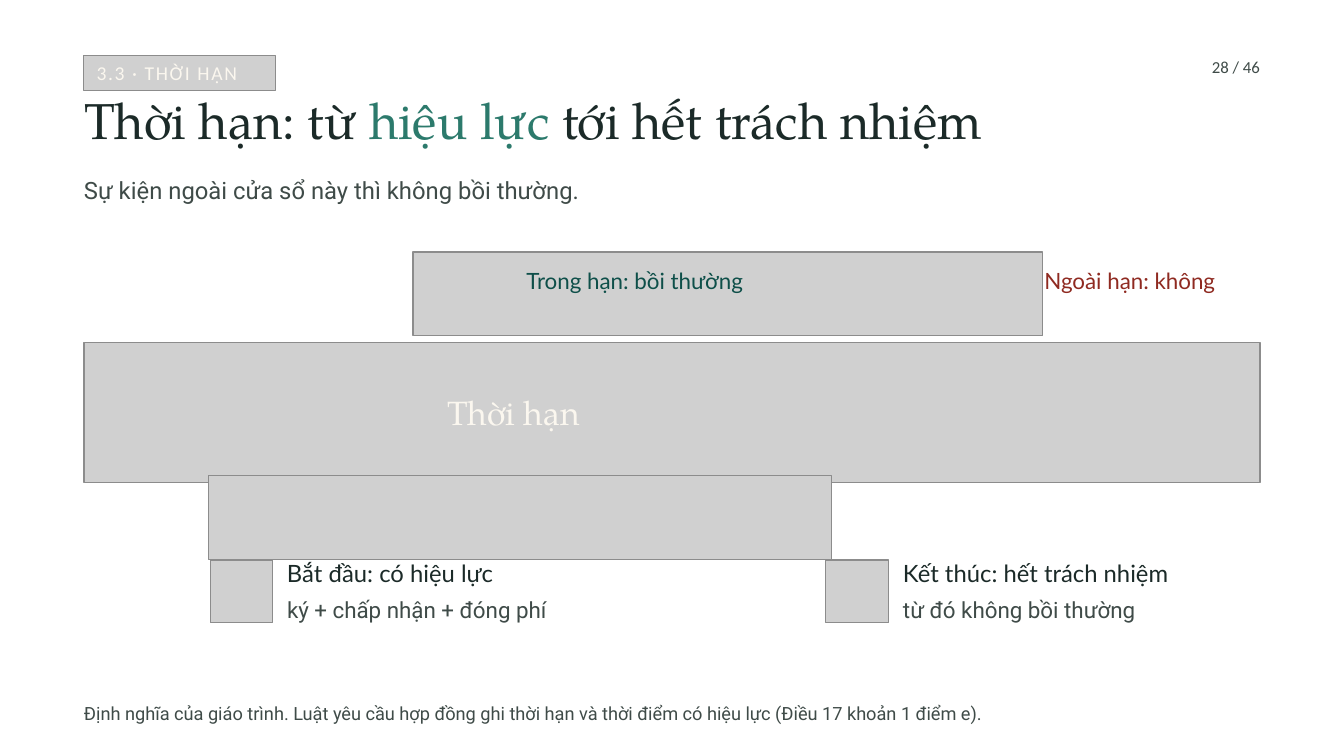
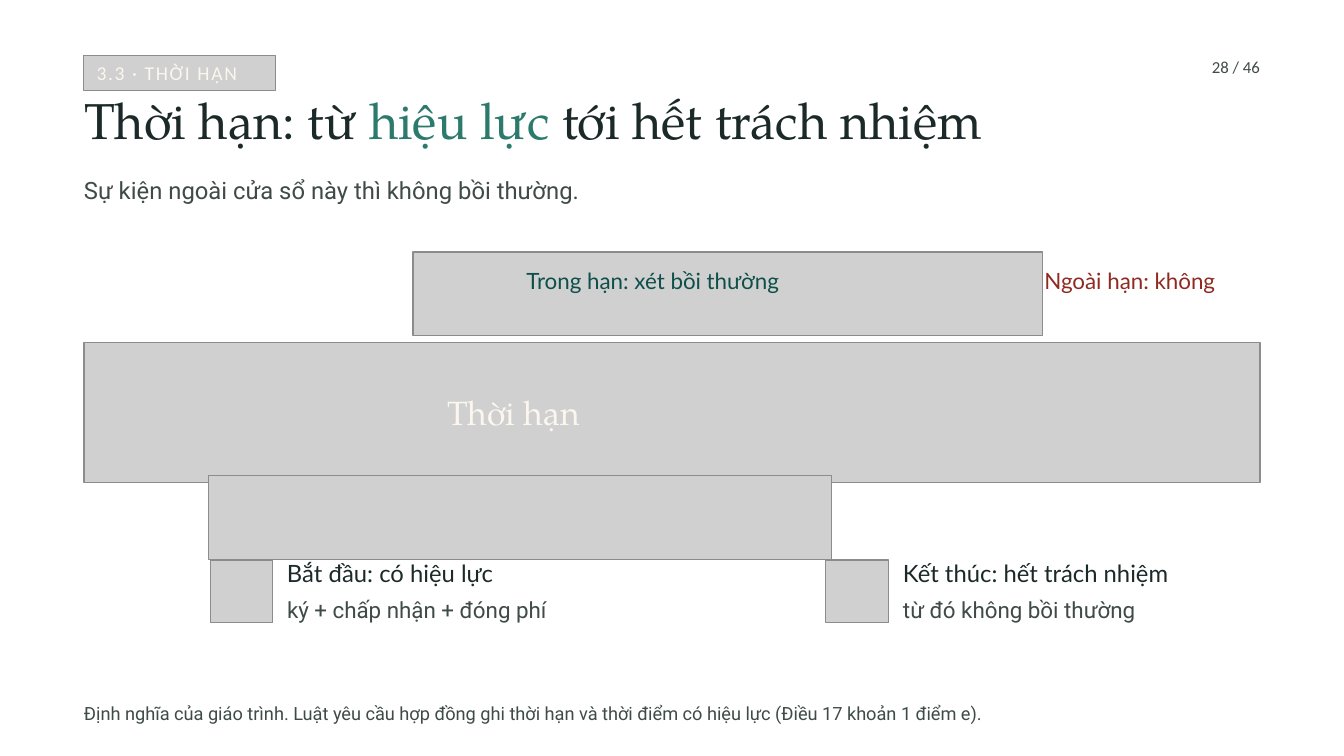
Before and after one commit to tranquanghaofake-dotcom/Law, a slide deck: slide 28 of docs/bai/ch3-bao-hiem-thuong-mai/bao-hiem-thuong-mai.pptx. Drawn at 1344x756 pixels with LibreOffice and Linux fonts; fonts in the diff are those of the drawing; grey boxes stand for pictures; background and template pictures are left out. Boxes give left, top, right and bottom in pixels: in the first picture for what was removed or moved away, otherwise in the second. Text is boxed around its words. In the diff, an @@ line names an element or a change of style, - is before the commit and + after.

```diff
--- a/docs/bai/ch3-bao-hiem-thuong-mai/bao-hiem-thuong-mai.pptx
+++ b/docs/bai/ch3-bao-hiem-thuong-mai/bao-hiem-thuong-mai.pptx
@@ text at (526, 271, 779, 293): text changed @@
-Trong hạn: bồi thường
+Trong hạn: xét bồi thường
```
Also in this commit, not shown: 19 other slides changed, 6 other files.
